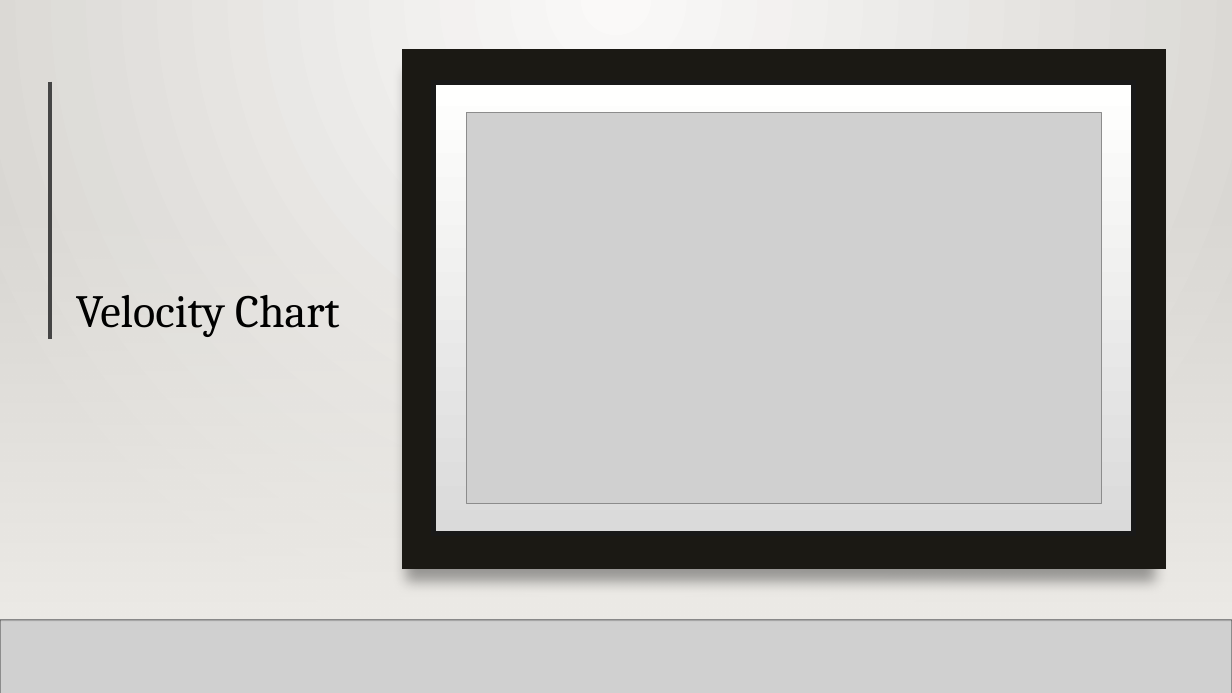
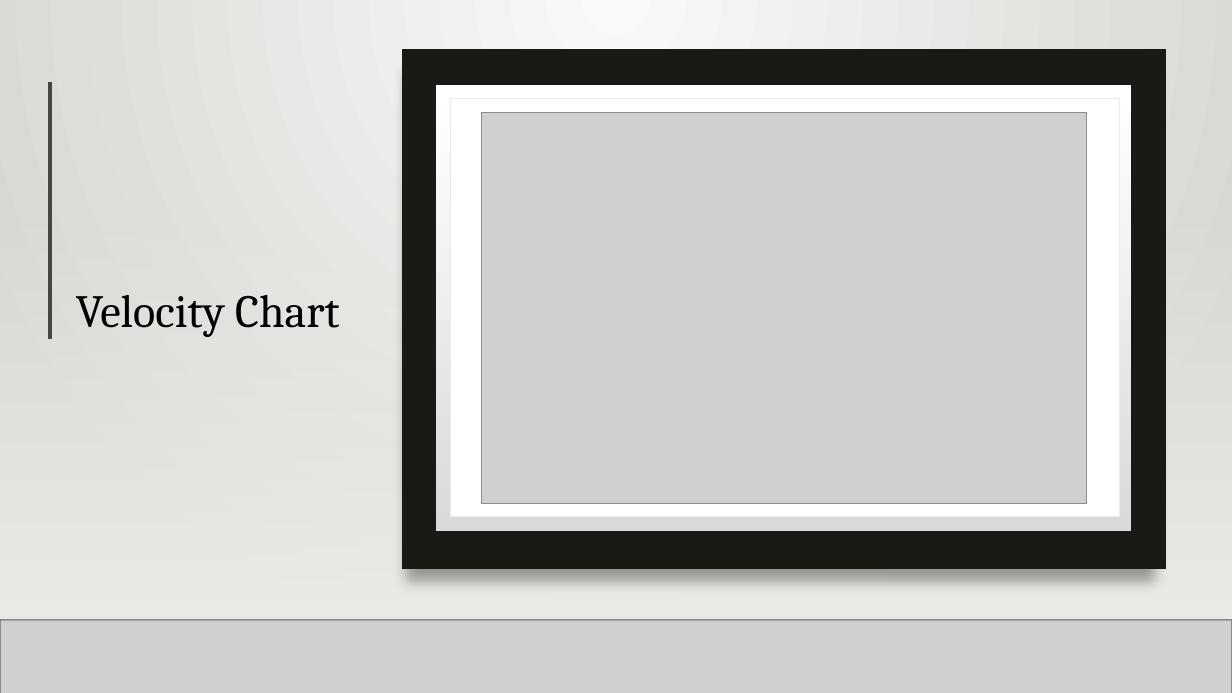
Before and after one commit to StewartSteven/Attend-In, a slide deck: slide 10 of FINAL_ATTEND-IN_Sprint_3 (2).pptx. Drawn at 1232x693 pixels with LibreOffice and Linux fonts; fonts in the diff are those of the drawing; grey boxes stand for pictures; background and template pictures are left out. Boxes give left, top, right and bottom in pixels: in the first picture for what was removed or moved away, otherwise in the second. Text is boxed around its words. In the diff, an @@ line names an element or a change of style, - is before the commit and + after.

```diff
--- a/FINAL_ATTEND-IN_Sprint_3 (2).pptx
+++ b/FINAL_ATTEND-IN_Sprint_3 (2).pptx
@@ rectangle added at bbox=[450, 99, 1119, 517], fill #FFFFFE, outline #EDEBE7 0.5 pt @@
@@ picture: place and size @@
-picture at bbox=[467, 113, 1102, 504]
+picture at bbox=[482, 113, 1088, 504]
```
Also in this commit, not shown: 1 other slide changed.
